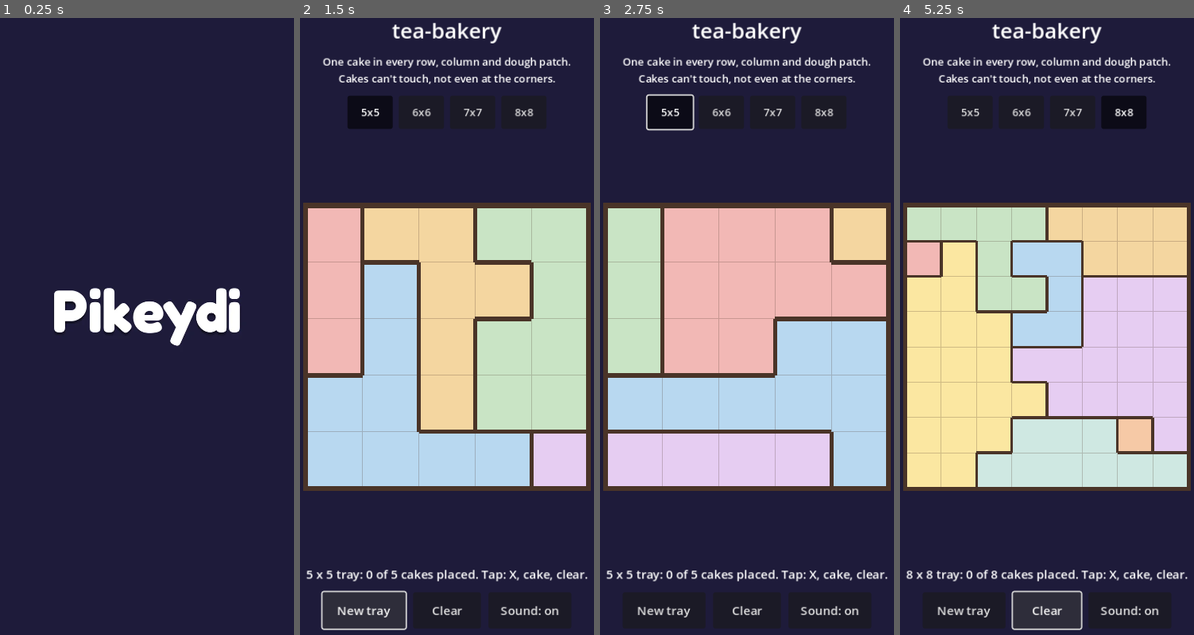
Above: before the commit, frames 1-4 (left to right).
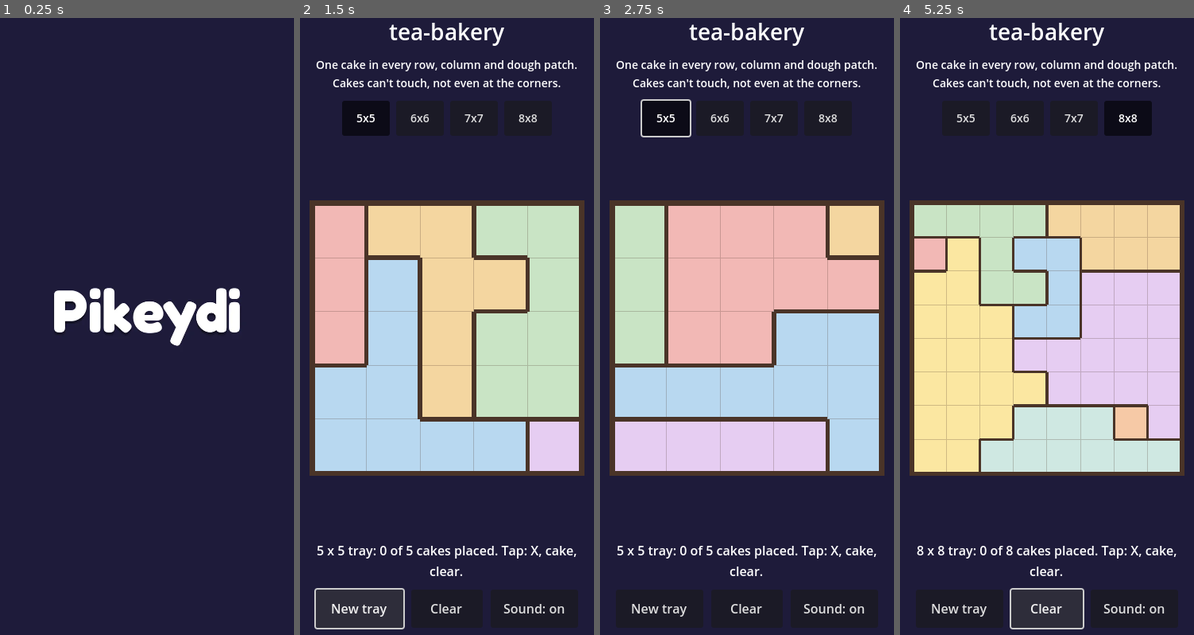
Above: after the commit, the same moments.

Repository: shaharFranses/tea-bakery
Game: Godot game, scene res://scenes/main.tscn
Two runs of this game, one before a commit and one after it. Both use one fixed random seed, a clock stepped at 60 frames per second and the inputs below.
Inputs:
- Up to frame 1 (0.25 s): no input
- Up to frame 2 (1.5 s): click "New tray" at 0.5 s; click "New tray" at 1.25 s
- Up to frame 3 (2.75 s): click "5x5" at 2 s
- Up to frame 4 (5.25 s): click "6x6" at 2.75 s; click "7x7" at 3.5 s; click "8x8" at 4.25 s; click "Clear" at 5 s

The runs differ from the first frame. In frame 2, 18% of the frame differs, in the area x 1-99%, y 0-100%; in frame 3, 19%; in frame 4, 19%.

Commit message:
Responsive layout (QA Day-0 blocker D0-12): game/ui_layout.gd (SD a795a1a pattern), content_scale_size per page so 1 unit >= 1 CSS px; wide mode (aspect > 1.0) board left/panel right per Art mock; ci/layout_smoke.py gates 44px/12px at 390x844, 800x450, 1280x720; qa_shots

Diff:
--- a/debug/tt_qa_game.gd
+++ b/debug/tt_qa_game.gd
@@ -21,14 +21,18 @@
 static func _cell_kind(v: int) -> String:
 	return ["empty", "x_player", "cake"][v] if v >= 0 and v < 3 else "?"
 
+## CSS px per logical unit (final canvas transform / devicePixelRatio).
+static func _css(main: Control) -> float:
+	var scale := main.get_viewport().get_final_transform().get_scale().x
+	if OS.has_feature("web"):
+		var dpr = JavaScriptBridge.eval("window.devicePixelRatio || 1")
+		return scale / float(dpr if dpr != null else 1.0)
+	return scale
+
 static func _ui(main: Control) -> Array:
 	var out := []
 	var stack: Array = [main]
-	var scale := main.get_viewport().get_final_transform().get_scale().x
-	var css := 1.0
-	if OS.has_feature("web"):
-		var dpr = JavaScriptBridge.eval("window.devicePixelRatio || 1")
-		css = scale / float(dpr if dpr != null else 1.0)
+	var css := _css(main)
 	while not stack.is_empty():
 		var n: Node = stack.pop_back()
 		for c in n.get_children(): stack.append(c)
@@ -53,8 +57,9 @@
 		"cakes": main.cakes().map(func(p): return [p.x, p.y]),
 		"marks": range(main.n * main.n).filter(func(i): return b.cells[i] == 1).map(func(i): return [i / main.n, i % main.n]),
 		"conflicts": b.conflict_cells.keys().map(func(p): return [p.x, p.y]), "solved": main.won, "won": main.won, "moves": main.moves,
-		"undo_len": 0, "undo_hash": "", "board_rect": [gp.x + br.position.x, gp.y + br.position.y, br.size.x, br.size.y],
-		"cell_css": b.cell_size(), "ui": _ui(main), "hint": null, "timer_visible": false,
+		"undo_len": 0, "undo_hash": "", "board_rect": [(gp.x + br.position.x) * _css(main), (gp.y + br.position.y) * _css(main), br.size.x * _css(main), br.size.y * _css(main)],
+		"cell_css": b.cell_size() * _css(main), "css_per_unit": _css(main), "layout": main.layout_mode_name,
+		"viewport_logical": [main.get_viewport_rect().size.x, main.get_viewport_rect().size.y], "ui": _ui(main), "hint": null, "timer_visible": false,
 		"active_s": (Dbg.now_ms() - main.session_start_ms) / 1000.0, "session_s": (Dbg.now_ms() - main.session_start_ms) / 1000.0,
 		"date": qa_date(params), "streak": null, "best_streak": null, "total_bakes": null, "unlocked": null,
 		"save_key": Store.KEY, "analytics": [], "ads_log": Ads.call_log, "ads_mode": Ads.mode, "sdk_log": Ads.sdk_log,
--- /dev/null
+++ b/game/ui_layout.gd
@@ -0,0 +1,51 @@
+## Responsive layout rules (pure logic; tests/test_ui_layout.gd). Pattern: sudoku-dash dev a795a1a game/ui_layout.gd,
+## adapted for a portrait-first game. Stretch stays canvas_items + aspect "expand" (project.godot); main.gd sets
+## Window.content_scale_size = logical_size(css) on every size_changed, so:
+##   * one logical unit is NEVER smaller than one CSS px (units_per_css <= 1): a 44-unit button is >= 44 CSS px and a
+##     12-unit font is >= 12 CSS px at any page size (the starter's fixed 390x844 base shrank both at 800x450);
+##   * big pages scale UP (tablet portrait wider than PORTRAIT_MAX_W, desktops taller than WIDE_MAX_H).
+## Modes (breakpoint WIDE_ASPECT on the CSS aspect w/h):
+##   "portrait" (aspect <= 1.0): one column: title, rules, sizes, board, status, buttons (390x844 base look).
+##   "wide"     (aspect  > 1.0): board fills the height on the left, card + buttons in a side panel on the right
+##                               (Art mock art/mocks/desktop_wide_9x9_800x450.png). CrazyGames embed 800x450 = 1:1.
+extends RefCounted
+
+const WIDE_ASPECT := 1.0          # CSS w/h above this -> "wide" (board left, panel right)
+const PORTRAIT_MAX_W := 480.0     # portrait pages wider than this scale up (logical width stays 480)
+const WIDE_MAX_H := 720.0         # wide pages taller than this scale up (logical height stays 720)
+const MIN_TOUCH := 44.0           # logical units == CSS px floor (units_per_css <= 1)
+const MIN_FONT := 12.0
+const MARGIN := 12.0
+const PANEL_MIN_W := 280.0
+const PANEL_MAX_W := 360.0
+const GAP := 12.0
+
+static func mode(css: Vector2) -> String:
+	if css.x <= 0.0 or css.y <= 0.0: return "portrait"
+	return "wide" if css.x / css.y > WIDE_ASPECT else "portrait"
+
+## Logical viewport (content_scale_size) for a page of `css` CSS px. Never larger than css (units >= 1 CSS px).
+static func logical_size(css: Vector2) -> Vector2:
+	if css.x <= 0.0 or css.y <= 0.0: return Vector2(390, 844)
+	var k := 1.0
+	if mode(css) == "wide": k = maxf(1.0, css.y / WIDE_MAX_H)
+	else: k = maxf(1.0, css.x / PORTRAIT_MAX_W)
+	return (css / k).floor()
+
+## CSS px per logical unit (>= 1).
+static func css_per_unit(css: Vector2) -> float:
+	var ls := logical_size(css)
+	return css.x / ls.x if ls.x > 0.0 else 1.0
+
+## Wide mode split of a logical viewport: {board: Rect2, panel: Rect2}. Board is a square filling the height; the
+## panel takes the rest (clamped), the pair centred horizontally.
+static func wide_split(vp: Vector2, insets := [0.0, 0.0, 0.0, 0.0]) -> Dictionary:
+	var top: float = MARGIN + insets[0]; var right: float = MARGIN + insets[1]
+	var bottom: float = MARGIN + insets[2]; var left: float = MARGIN + insets[3]
+	var h := vp.y - top - bottom
+	var avail_w := vp.x - left - right
+	var side := minf(h, avail_w - GAP - PANEL_MIN_W)
+	var panel_w := clampf(avail_w - GAP - side, PANEL_MIN_W, PANEL_MAX_W)
+	var total := side + GAP + panel_w
+	var x0 := left + maxf(0.0, (avail_w - total) / 2.0)
+	return {"board": Rect2(x0, top + (h - side) / 2.0, side, side), "panel": Rect2(x0 + side + GAP, top, panel_w, h)}
--- a/scenes/main.gd
+++ b/scenes/main.gd
@@ -12,6 +12,7 @@
 const Rules = preload("res://game/rules.gd")
 const BoardView = preload("res://scenes/board_view.gd")
 const Cfg = preload("res://game/tt_config.gd")
+const UiLayout = preload("res://game/ui_layout.gd")
 
 var intro_done := false
 var n := 5
@@ -33,13 +34,20 @@
 var backdrop_fill: ColorRect
 var gameplay_started := false
 const BACKDROP_PATHS := ["res://assets/backdrop/backdrop_landscape.png", "res://assets/backdrop/backdrop_landscape.webp"]
-const COLUMN_MAX_W := 480.0   # portrait play column width on landscape screens
+var layout_mode_name := ""     # "portrait" | "wide" (game/ui_layout.gd)
+var vb: VBoxContainer          # portrait column (inside $Margin)
+var wide_root: Control         # wide: board left (positioned by UiLayout.wide_split), panel right
+var panel: VBoxContainer
+var sizes: HFlowContainer
+var row: HFlowContainer
+var hint_label: Label
 
 func _ready() -> void:
 	Dbg.main = self
 	session_start_ms = int(Time.get_unix_time_from_system() * 1000.0)
 	_build_ui()
-	PkdView.insets_changed.connect(_apply_safe_area)
+	_relayout()
+	PkdView.insets_changed.connect(_on_resized)
 	_apply_safe_area()
 	get_viewport().size_changed.connect(_on_resized)
 	var qs := Dbg.toggle("seed", "")
@@ -78,7 +86,7 @@
 		if ResourceLoader.exists(path):
 			backdrop.texture = load(path); break
 	add_child(backdrop); move_child(backdrop, 2)
-	var vb := VBoxContainer.new()
+	vb = VBoxContainer.new()
 	vb.name = "VBox"
 	vb.add_theme_constant_override("separation", 12)
 	margin.add_child(vb)
@@ -86,15 +94,15 @@
 	label.add_theme_font_size_override("font_size", 28)
 	label.horizontal_alignment = HORIZONTAL_ALIGNMENT_CENTER
 	vb.add_child(label)
-	var hint := Label.new(); hint.name = "Hint"
+	var hint := Label.new(); hint.name = "Hint"; hint_label = hint
 	hint.text = Cfg.RULES_TEXT
 	hint.add_theme_font_size_override("font_size", 14)
 	hint.autowrap_mode = TextServer.AUTOWRAP_WORD_SMART
 	hint.horizontal_alignment = HORIZONTAL_ALIGNMENT_CENTER
 	vb.add_child(hint)
-	var sizes := HBoxContainer.new(); sizes.name = "Sizes"
-	sizes.alignment = BoxContainer.ALIGNMENT_CENTER
-	sizes.add_theme_constant_override("separation", 8)
+	sizes = HFlowContainer.new(); sizes.name = "Sizes"
+	sizes.alignment = FlowContainer.ALIGNMENT_CENTER
+	sizes.add_theme_constant_override("h_separation", 8); sizes.add_theme_constant_override("v_separation", 8)
 	vb.add_child(sizes)
 	for k in range(Gen.MIN_N, Gen.MAX_N + 1):
 		var b := Button.new(); b.name = "Size%d" % k; b.text = "%dx%d" % [k, k]
@@ -112,10 +120,11 @@
 	status = Label.new(); status.name = "Status"
 	status.add_theme_font_size_override("font_size", 16)
 	status.horizontal_alignment = HORIZONTAL_ALIGNMENT_CENTER
+	status.autowrap_mode = TextServer.AUTOWRAP_WORD_SMART
 	vb.add_child(status)
-	var row := HBoxContainer.new(); row.name = "Buttons"
-	row.alignment = BoxContainer.ALIGNMENT_CENTER
-	row.add_theme_constant_override("separation", 10)
+	row = HFlowContainer.new(); row.name = "Buttons"
+	row.alignment = FlowContainer.ALIGNMENT_CENTER
+	row.add_theme_constant_override("h_separation", 10); row.add_theme_constant_override("v_separation", 10)
 	vb.add_child(row)
 	button = Button.new(); button.name = "Play"; button.text = "New tray"
 	button.custom_minimum_size = Vector2(110, 48); button.add_theme_font_size_override("font_size", 16)
@@ -129,6 +138,14 @@
 	mute.custom_minimum_size = Vector2(110, 48); mute.add_theme_font_size_override("font_size", 16)
 	mute.toggled.connect(func(on): Sfx.set_user_muted(on); mute.text = "Sound: off" if on else "Sound: on")
 	row.add_child(mute)
+	# wide layout containers (empty until _relayout moves the nodes in)
+	wide_root = Control.new(); wide_root.name = "Wide"; wide_root.visible = false
+	wide_root.set_anchors_preset(Control.PRESET_FULL_RECT); wide_root.mouse_filter = Control.MOUSE_FILTER_IGNORE
+	add_child(wide_root)
+	panel = VBoxContainer.new(); panel.name = "Panel"
+	panel.add_theme_constant_override("separation", 10)
+	panel.minimum_size_changed.connect(func(): if layout_mode_name == "wide": _fit_panel.call_deferred())
+	wide_root.add_child(panel)
 
 func new_board(size: int, s: int) -> void:
 	n = clampi(size, Gen.MIN_N, max_size()); seed_value = s
@@ -167,7 +184,60 @@
 		b.visible = b.get_meta("n") <= mx
 		b.button_pressed = b.get_meta("n") == n
 
+## Responsive re-layout (game/ui_layout.gd): logical viewport never smaller than CSS px, portrait column or wide split.
+var _in_relayout := false
+func _page_css() -> Vector2:
+	var w := get_window()
+	var px := Vector2(w.size)
+	var dpr := 1.0
+	if OS.has_feature("web"):
+		var v = JavaScriptBridge.eval("window.devicePixelRatio || 1")
+		dpr = float(v) if v != null else 1.0
+	return px / maxf(dpr, 0.01)
+
+func _relayout() -> void:
+	if _in_relayout: return
+	_in_relayout = true
+	var css := _page_css()
+	var ls := UiLayout.logical_size(css)
+	var w := get_window()
+	if Vector2i(ls) != w.content_scale_size: w.content_scale_size = Vector2i(ls)
+	var m := UiLayout.mode(css)
+	if m != layout_mode_name:
+		layout_mode_name = m
+		var movers := [label, hint_label, sizes, board, status, row]
+		for c in movers: c.get_parent().remove_child(c)
+		if m == "wide":
+			wide_root.add_child(board)
+			for c in [label, hint_label, sizes, status, row]: panel.add_child(c)
+			board.size_flags_vertical = Control.SIZE_FILL
+		else:
+			for c in movers: vb.add_child(c)
+			board.size_flags_vertical = Control.SIZE_EXPAND_FILL
+		margin.visible = m == "portrait"; wide_root.visible = m == "wide"
+		Dbg.hit("layout %s css=%dx%d logical=%dx%d" % [m, css.x, css.y, ls.x, ls.y])
+	if m == "wide":
+		var sp := UiLayout.wide_split(get_viewport_rect().size, PkdView.safe_margins())
+		board.custom_minimum_size = Vector2.ZERO
+		board.position = sp.board.position; board.size = sp.board.size
+		panel_rect = sp.panel
+		for c in [sizes, row, status, hint_label, label]: c.custom_minimum_size.x = sp.panel.size.x
+		_fit_panel()
+		_fit_panel.call_deferred()   # flow containers report their wrapped height only after one layout pass
+	else:
+		board.custom_minimum_size = Vector2(300, 300)
+		for c in [sizes, row, status, hint_label, label]: c.custom_minimum_size.x = 0
+	_in_relayout = false
+
+var panel_rect := Rect2()
+func _fit_panel() -> void:
+	if layout_mode_name != "wide": return
+	panel.size = Vector2(panel_rect.size.x, 0)   # shrink to content, then centre vertically in the panel column
+	panel.size = Vector2(panel_rect.size.x, maxf(panel.get_combined_minimum_size().y, 0))
+	panel.position = Vector2(panel_rect.position.x, panel_rect.position.y + maxf(0.0, (panel_rect.size.y - panel.size.y) / 2.0))
+
 func _on_resized() -> void:
+	_relayout()
 	_apply_safe_area()
 	_update_size_buttons()
 
@@ -238,9 +308,8 @@
 	var m = PkdView.safe_margins()
 	var vs := get_viewport_rect().size
 	var landscape := vs.x > vs.y
-	# landscape: centred portrait column on the backdrop; portrait: full width
-	var side := 16.0
-	if landscape: side = max(16.0, (vs.x - COLUMN_MAX_W) / 2.0)
+	# portrait column: full width, capped at the 480 logical max (tablet portrait scales up via ui_layout)
+	var side := maxf(16.0, (vs.x - UiLayout.PORTRAIT_MAX_W) / 2.0)
 	margin.add_theme_constant_override("margin_top", int(16 + m[0]))
 	margin.add_theme_constant_override("margin_right", int(side + m[1]))
 	margin.add_theme_constant_override("margin_bottom", int(16 + m[2]))
--- /dev/null
+++ b/tests/test_ui_layout.gd
@@ -0,0 +1,26 @@
+## Responsive layout rules (game/ui_layout.gd): units never smaller than CSS px, breakpoints, wide split.
+extends GutTest
+const L = preload("res://game/ui_layout.gd")
+
+func test_modes_and_breakpoint():
+	assert_eq(L.mode(Vector2(390, 844)), "portrait")
+	assert_eq(L.mode(Vector2(800, 450)), "wide")
+	assert_eq(L.mode(Vector2(1280, 720)), "wide")
+	assert_eq(L.mode(Vector2(600, 600)), "portrait", "square stays portrait (aspect > 1.0 is wide)")
+	assert_eq(L.mode(Vector2(601, 600)), "wide")
+
+func test_units_never_smaller_than_css_px():
+	for css in [Vector2(320, 568), Vector2(390, 844), Vector2(768, 1024), Vector2(800, 450), Vector2(1280, 720),
+			Vector2(1920, 1080), Vector2(740, 360), Vector2(2560, 1440)]:
+		assert_true(L.css_per_unit(css) >= 0.999, "css_per_unit >= 1 at %s" % css)
+		assert_true(L.logical_size(css).x <= css.x and L.logical_size(css).y <= css.y)
+	assert_eq(L.logical_size(Vector2(390, 844)), Vector2(390, 844), "phone 1:1")
+	assert_eq(L.logical_size(Vector2(800, 450)), Vector2(800, 450), "CrazyGames embed 1:1")
+	assert_eq(L.logical_size(Vector2(1920, 1080)), Vector2(1280, 720), "big desktop scales up")
+
+func test_wide_split_800x450_fits_9x9_at_44():
+	var sp = L.wide_split(Vector2(800, 450))
+	assert_true(sp.board.size.x / 9.0 >= 44.0, "9x9 cells %.1f >= 44" % (sp.board.size.x / 9.0))
+	assert_true(sp.panel.size.x >= L.PANEL_MIN_W)
+	assert_true(sp.panel.end.x <= 800.0 and sp.board.end.y <= 450.0)
+	assert_false(sp.board.intersects(sp.panel))
Binary file added: qa_shots/layout_1280x720.png
Binary file added: qa_shots/layout_390x844.png
Binary file added: qa_shots/layout_800x450.png
Not shown, changed: ci/run.sh
